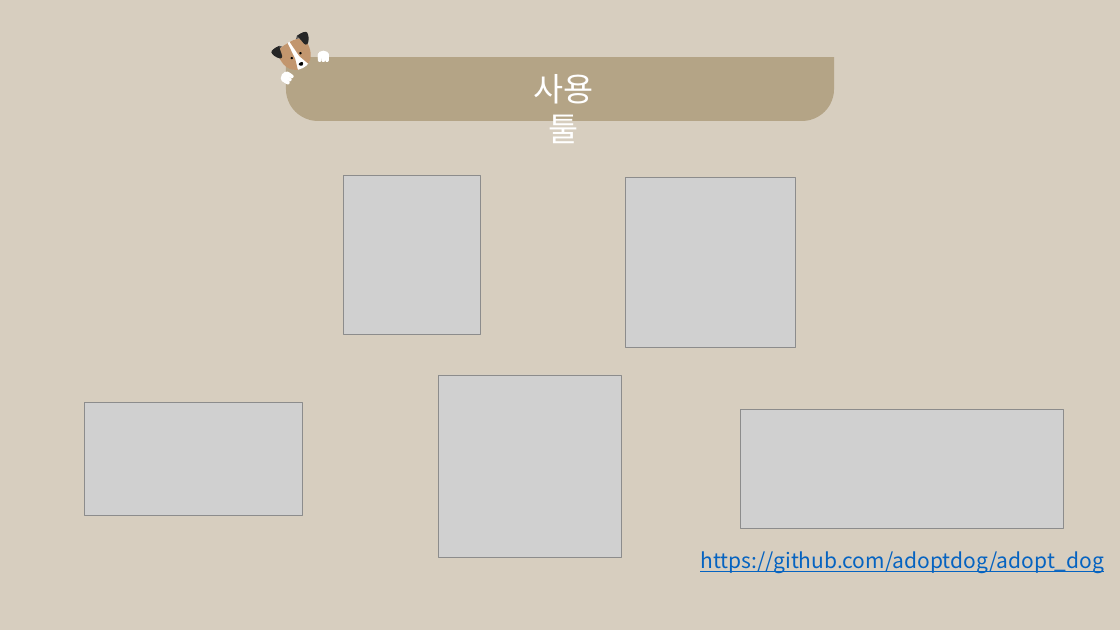
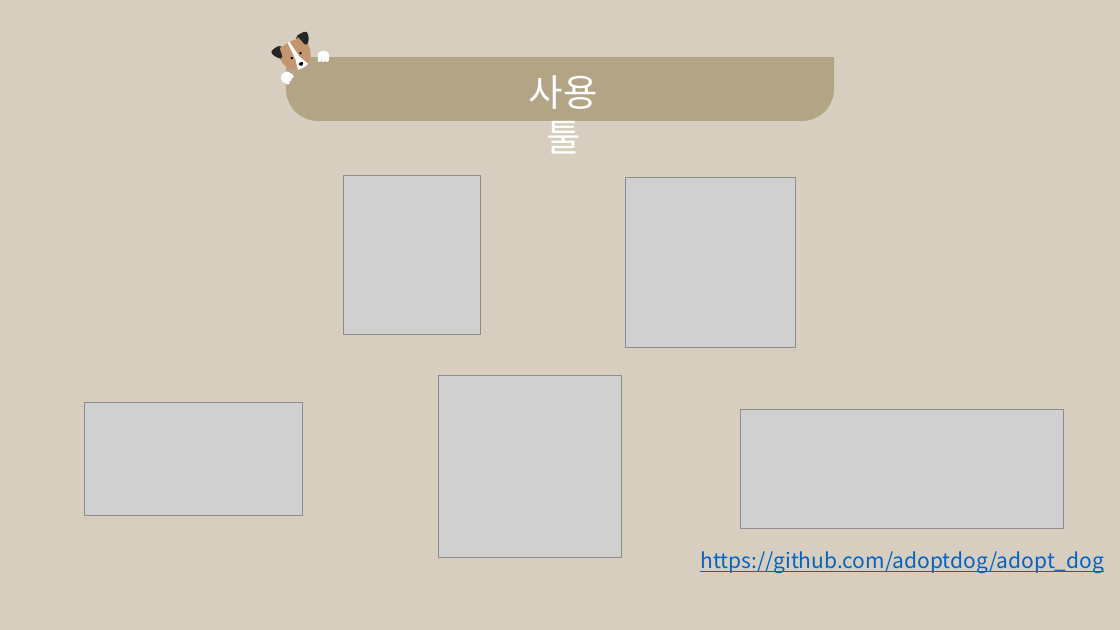
Before and after one commit to MoonYeeun/adopt_dog, a slide deck: slide 14 of adopt_dog .pptx. Drawn at 1120x630 pixels with LibreOffice and Linux fonts; fonts in the diff are those of the drawing; grey boxes stand for pictures. Boxes give left, top, right and bottom in pixels: in the first picture for what was removed or moved away, otherwise in the second. Text is boxed around its words. In the diff, an @@ line names an element or a change of style, - is before the commit and + after.

```diff
--- a/adopt_dog .pptx
+++ b/adopt_dog .pptx
@@ text "사용 툴" at (529,75,598,153): size 28 to 32 pt @@
```
Also in this commit, not shown: 15 other slides changed.
